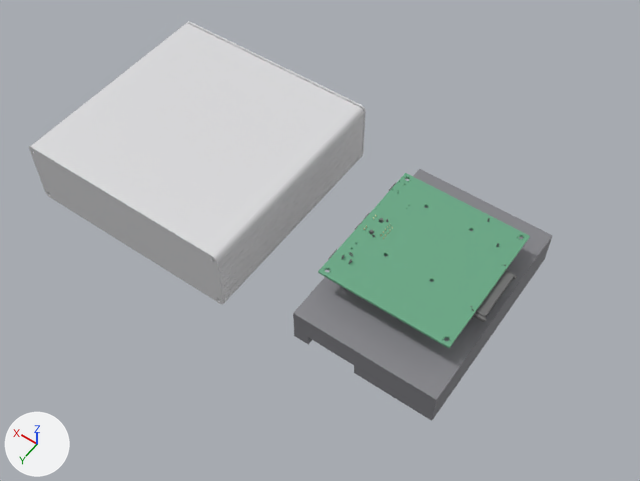
The glTF model mechanical/assembly-compact.glb: old version first, new version second.
Both versions are drawn from a camera (50 mm lens) standing at (-0.137, 0.308, 0.458) and looking at (0.077, 0.008, -0.013). Arrows for +X, +Y and +Z are at lower left; the lights stay in place. The first picture is the older version. Where no turn or scale is listed for an object, it has been applied to the vertices. Vertices at exactly the same position are counted once.

Objects in the first picture: 'Case', 'HDD', 'PCB_Board', 'PCB_Conn'.
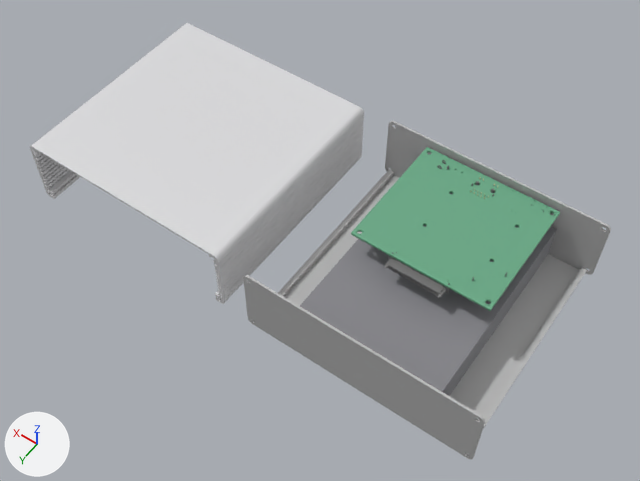
Commit message: mechanical: compact sandwich assembly with 1455T1601

Where the newer file only moved an object's origin or applied its transform, the numbers keep the older frame.

Pixel boxes (x1, y1, x2, y2) of what changed, in the pictures (640 x 481 px):
'Case', reshaped: before (29, 22, 366, 304); after (30, 23, 364, 304)
'PCB_Board', moved, turned: before (318, 173, 530, 348); after (351, 147, 560, 311)
'EndPlate_Back', added: after (243, 275, 485, 459)
'BellyPlate', added: after (278, 170, 587, 453)
'EndPlate_Front', added: after (385, 121, 611, 275)
'PCB_Conn', moved, turned (mostly hidden): before (328, 213, 517, 322); after (385, 160, 508, 303)
part 2 of me_case, deleted: before (187, 22, 366, 156)
part 3 of me_case, cut back: before (29, 23, 364, 304); after (30, 23, 364, 304)

Patch to the scene script:
```diff
--- a/mechanical/assembly-compact.glb.py
+++ b/mechanical/assembly-compact.glb.py
@@ mat_defaultmaterial_008 @@
+mat_defaultmaterial_008 = bpy.data.materials.new('DefaultMaterial.008')
+mat_defaultmaterial_008.use_nodes = True; mat_defaultmaterial_008.node_tree.nodes.clear()
+_N = mat_defaultmaterial_008.node_tree.nodes; _L = mat_defaultmaterial_008.node_tree.links
+n0 = _N.new('ShaderNodeOutputMaterial'); n0.name = 'Material Output'
+n1 = _N.new('ShaderNodeBsdfPrincipled'); n1.name = 'Principled BSDF'
+n2 = _N.new('ShaderNodeVertexColor'); n2.name = 'Color Attribute'
+_L.new(n1.outputs[0], n0.inputs[0])  # 'BSDF' to 'Surface'
+_L.new(n2.outputs[0], n1.inputs[0])  # 'Color' to 'Base Color'
@@ mat_defaultmaterial_007 @@
+mat_defaultmaterial_007 = bpy.data.materials.new('DefaultMaterial.007')
+mat_defaultmaterial_007.use_nodes = True; mat_defaultmaterial_007.node_tree.nodes.clear()
+_N = mat_defaultmaterial_007.node_tree.nodes; _L = mat_defaultmaterial_007.node_tree.links
+n0 = _N.new('ShaderNodeOutputMaterial'); n0.name = 'Material Output'
+n1 = _N.new('ShaderNodeBsdfPrincipled'); n1.name = 'Principled BSDF'
+n2 = _N.new('ShaderNodeVertexColor'); n2.name = 'Color Attribute'
+_L.new(n1.outputs[0], n0.inputs[0])  # 'BSDF' to 'Surface'
+_L.new(n2.outputs[0], n1.inputs[0])  # 'Color' to 'Base Color'
@@ mat_defaultmaterial_006 @@
+mat_defaultmaterial_006 = bpy.data.materials.new('DefaultMaterial.006')
+mat_defaultmaterial_006.use_nodes = True; mat_defaultmaterial_006.node_tree.nodes.clear()
+_N = mat_defaultmaterial_006.node_tree.nodes; _L = mat_defaultmaterial_006.node_tree.links
+n0 = _N.new('ShaderNodeOutputMaterial'); n0.name = 'Material Output'
+n1 = _N.new('ShaderNodeBsdfPrincipled'); n1.name = 'Principled BSDF'
+n2 = _N.new('ShaderNodeVertexColor'); n2.name = 'Color Attribute'
+_L.new(n1.outputs[0], n0.inputs[0])  # 'BSDF' to 'Surface'
+_L.new(n2.outputs[0], n1.inputs[0])  # 'Color' to 'Base Color'
@@ me_pcb_conn @@
-me_pcb_conn.from_pydata(...)  # 9247 vertices, 18730 faces; spans x 0.0125..0.1134, y 0.0217..0.1075, z -0.0151..0.003
+me_pcb_conn.from_pydata(...)  # 9247 vertices, 18730 faces; spans x 0.0144..0.1002, y -0.0097..0.0913, z -0.0151..0.003
+# me_pcb_conn part 1: the whole mesh is turned -90 degrees about the z axis through its middle, then moved by (-0.0056, -0.0238, 0.0)
 me_pcb_conn.materials.append(mat_defaultmaterial)
@@ me_case @@
-me_case.from_pydata(...)  # 1608 vertices, 3240 faces; spans x -0.083..0.083, y -0.082..0.081, z -0.026..0.026
-me_case.materials.append(mat_defaultmaterial_005)
+me_case.from_pydata(...)  # 816 vertices, 1628 faces; spans x -0.083..0.083, y -0.08..0.08, z -0.026..0.026
+# me_case part 2: the loose piece of 328 vertices spanning x -0.082..0.082, y -0.082..-0.081, z -0.026..0.026 is deleted
+# me_case part 3: 112 vertices moved within x -0.083..0.082, y -0.08..0.08, z -0.026..0.026; 691 vertices removed from x -0.082..0.082, y -0.08..0.081, z -0.026..0.026; 227 vertices added at x -0.082..0.082, y 0.08, z -0.023..0.024
+me_case.materials.append(mat_defaultmaterial_008)
@@ ob_pcb_board @@
 ob_pcb_board.parent = ob_granit_compact
-ob_pcb_board.location = (-0.063, -0.0703, 0.021)
-ob_pcb_board.rotation_euler = (1.571, 0.0, 0.0)  # degrees (90, 0, 0)
+ob_pcb_board.location = (-0.0703, 0.0335, 0.021)
+ob_pcb_board.rotation_euler = (1.571, 0.0, -1.571)  # degrees (90, 0, -90)
@@ ob_bellyplate @@
+ob_bellyplate = bpy.data.objects.new('BellyPlate', me_bellyplate)  # 24 vertices, 44 faces; spans x -0.078..0.078, y -0.08..0.08, z -0.026..-0.021
+ob_bellyplate.location = (0.0, 0.0, 0.0)
@@ ob_endplate_front @@
+ob_endplate_front = bpy.data.objects.new('EndPlate_Front', me_endplate_front)  # 328 vertices, 668 faces; spans x -0.082..0.082, y -0.002..0.0, z -0.026..0.026
+ob_endplate_front.location = (0.0, -0.0808, 0.0)
@@ ob_endplate_back @@
+ob_endplate_back = bpy.data.objects.new('EndPlate_Back', me_endplate_front_1)  # 328 vertices, 668 faces; spans x -0.082..0.082, y -0.002..0.0, z -0.026..0.026
+ob_endplate_back.location = (0.0, 0.0808, 0.0)
```
